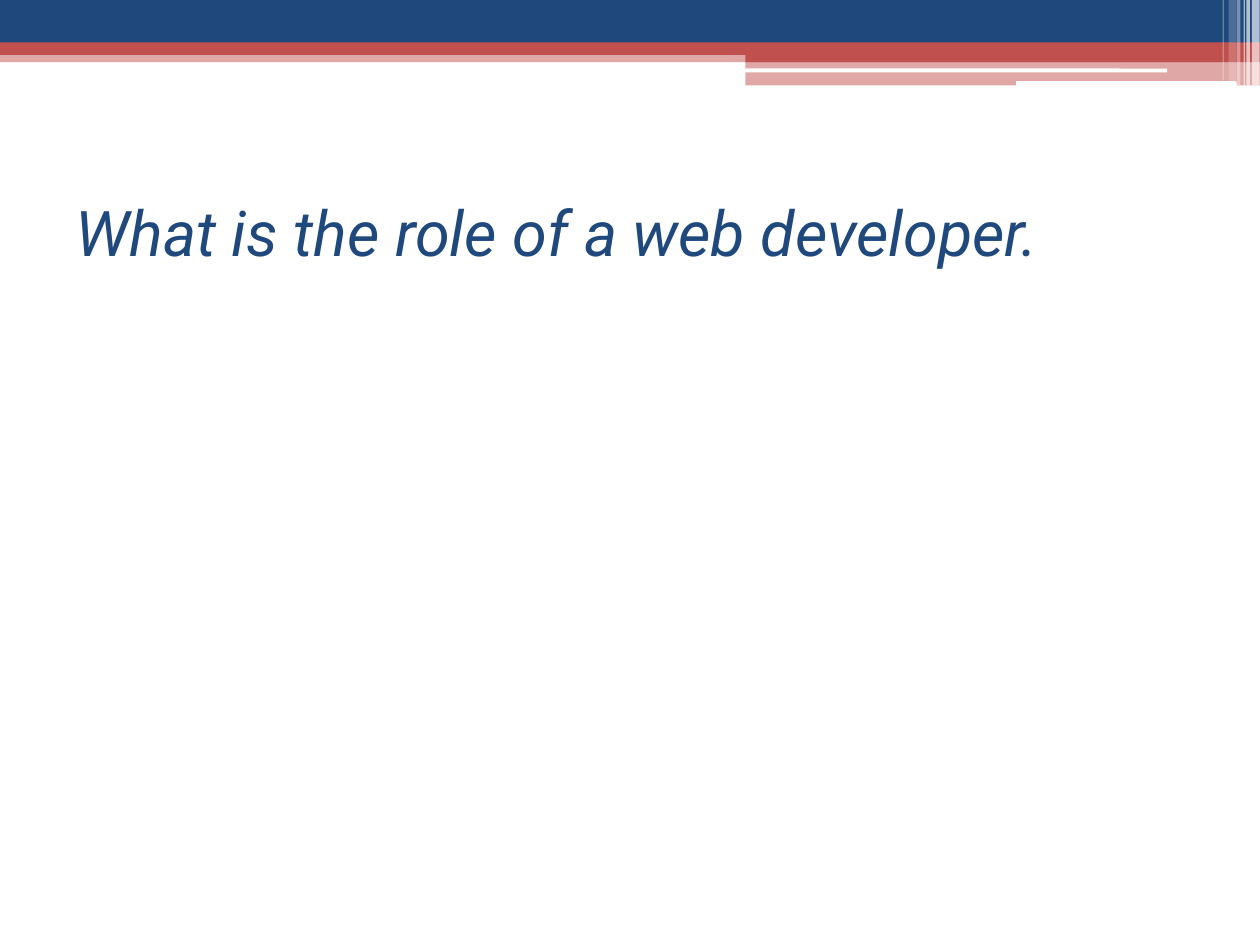
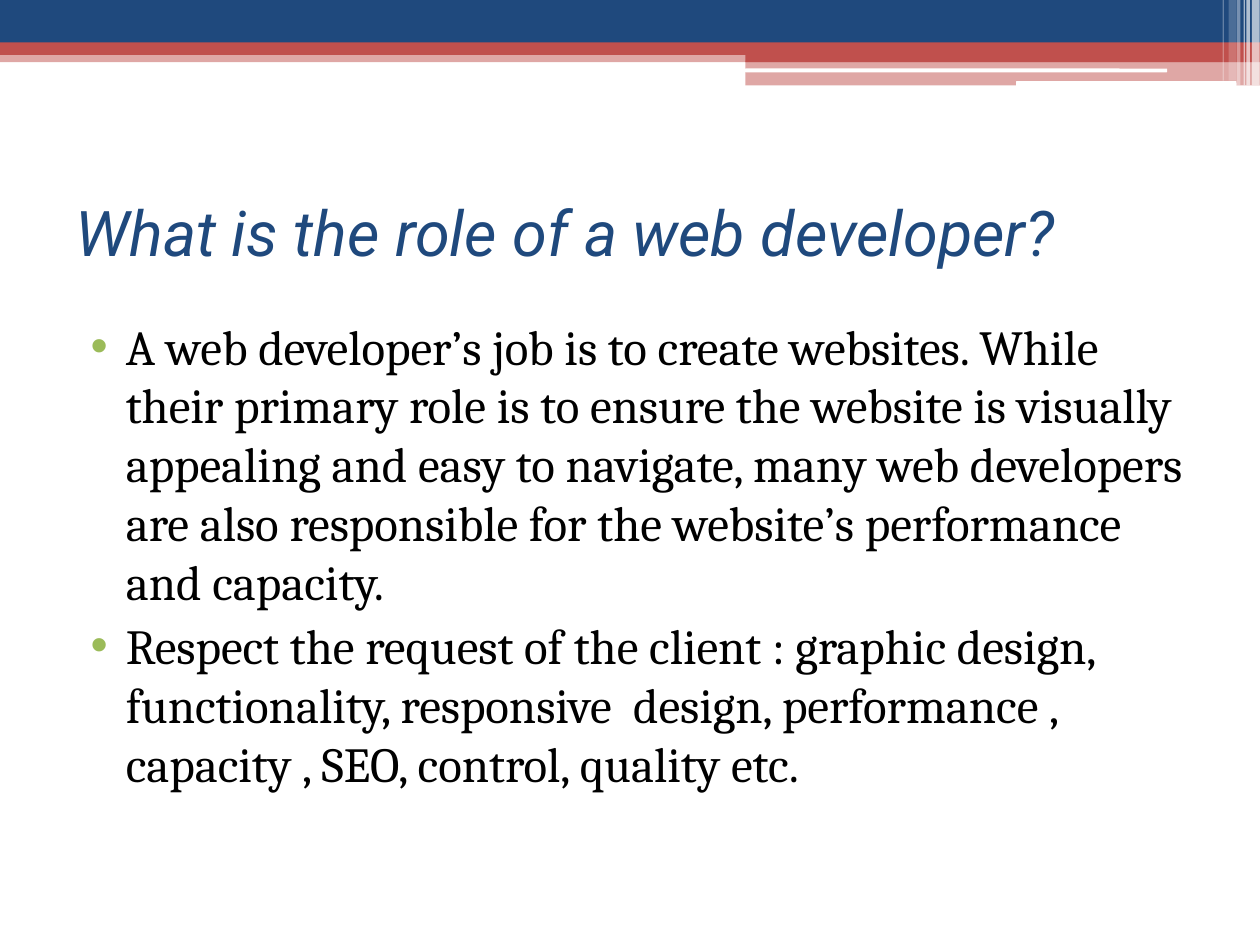
Before and after one commit to jmaielkawthar/GoMyCode, a slide deck: slide 5 of CHECKPOINT.pptx. Drawn at 1260x945 pixels with LibreOffice and Linux fonts; fonts in the diff are those of the drawing. Boxes give left, top, right and bottom in pixels: in the first picture for what was removed or moved away, otherwise in the second. Text is boxed around its words. In the diff, an @@ line names an element or a change of style, - is before the commit and + after.

```diff
--- a/CHECKPOINT.pptx
+++ b/CHECKPOINT.pptx
@@ title at (x1=75, y1=208, x2=1055, y2=269): text changed @@
-What is the role of a web developer.
+What is the role of a web developer?
@@ text added at (x1=126, y1=331, x2=1182, y2=793), 28 pt, text #000000 @@
+• A web developer’s job is to create websites. While their primary role is to ensure the website is visually appealing and easy to navigate, many web developers are also responsible for the website’s performance and capacity.
+• Respect the request of the client : graphic design, functionality, responsive design, performance , capacity , SEO, control, quality etc.
```
Also in this commit, not shown: 2 other slides changed, 2 slides added.
